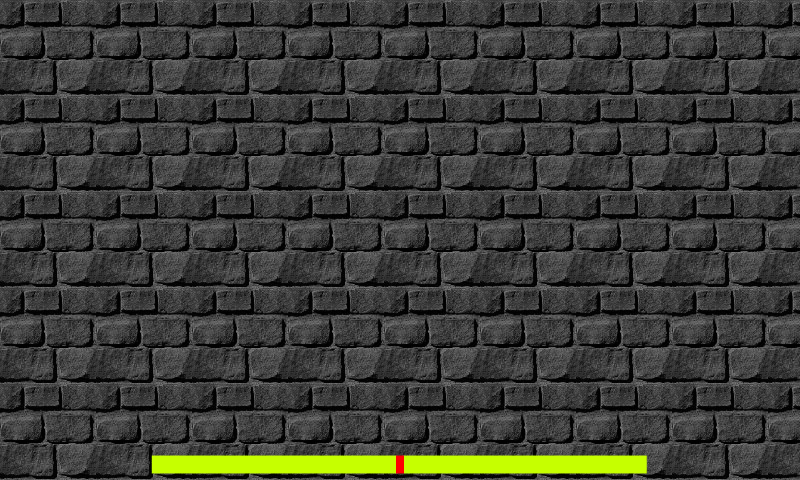
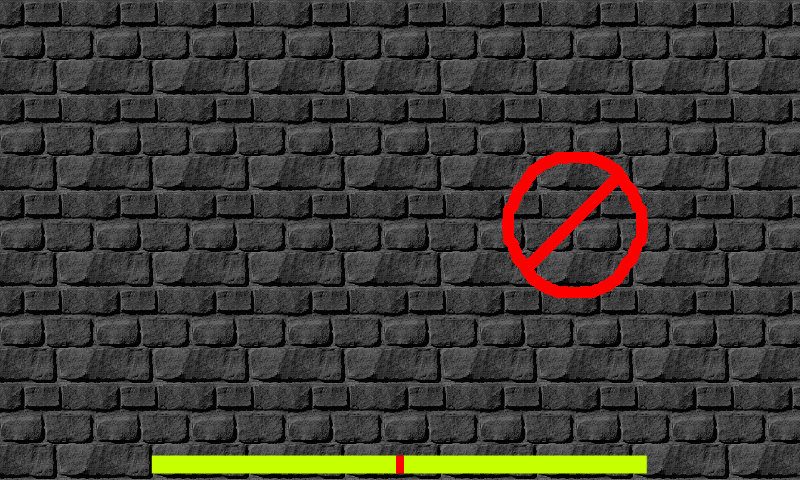
Layers edited between the first and the second 800px x 480px image:
added layer "New Layer#1" above "New Layer" over [left=502, top=152, right=648, bottom=298]
